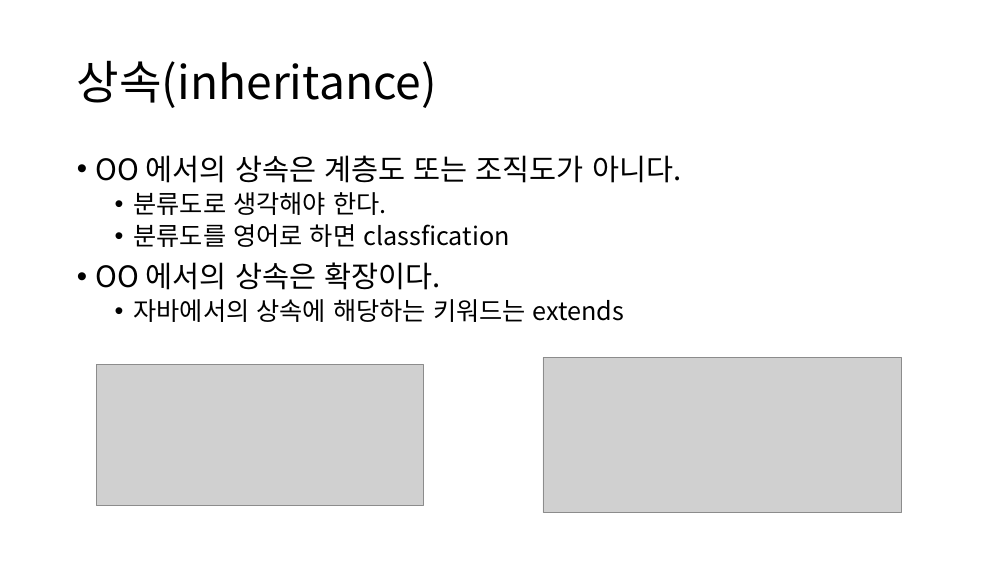
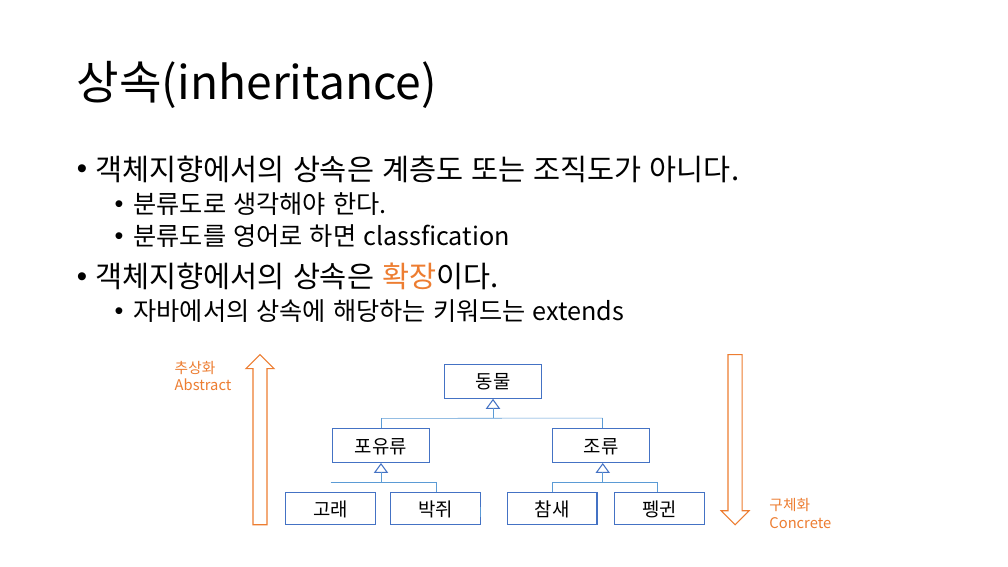
Before and after one commit to YonghoChoi/develop-note, a slide deck: slide 20 of ppt/객체지향 기본.pptx (slide 11 before the commit). Drawn at 1008x567 pixels with LibreOffice and Linux fonts; fonts in the diff are those of the drawing; grey boxes stand for pictures. Boxes give left, top, right and bottom in pixels: in the first picture for what was removed or moved away, otherwise in the second. Text is boxed around its words. In the diff, an @@ line names an element or a change of style, - is before the commit and + after.

Commit message:
자바 객체지향 발표 준비 자료 갱신

```diff
--- a/ppt/객체지향 기본.pptx
+++ b/ppt/객체지향 기본.pptx
@@ text at [96, 155, 739, 183]: text changed @@
-• OO 에서의 상속은 계층도 또는 조직도가 아니다.
+• 객체지향에서의 상속은 계층도 또는 조직도가 아니다.
@@ text at [96, 262, 498, 290]: text changed @@
-• OO 에서의 상속은 확장이다.
+• 객체지향에서의 상속은 확장이다.
@@ picture removed at [543, 358, 901, 513] @@
@@ picture removed at [96, 364, 423, 506] @@
@@ group added at [175, 355, 831, 528]: 12 lines, 7 rectangles, 3 triangles, 2 down arrows, 2 texts @@
+동물
+포유류
+조류
+고래
+박쥐
+참새
+펭귄
+구체화
+Concrete
+추상화
+Abstract
```
Also in this commit, not shown: 13 other slides changed, 27 slides added, 1 other file.
